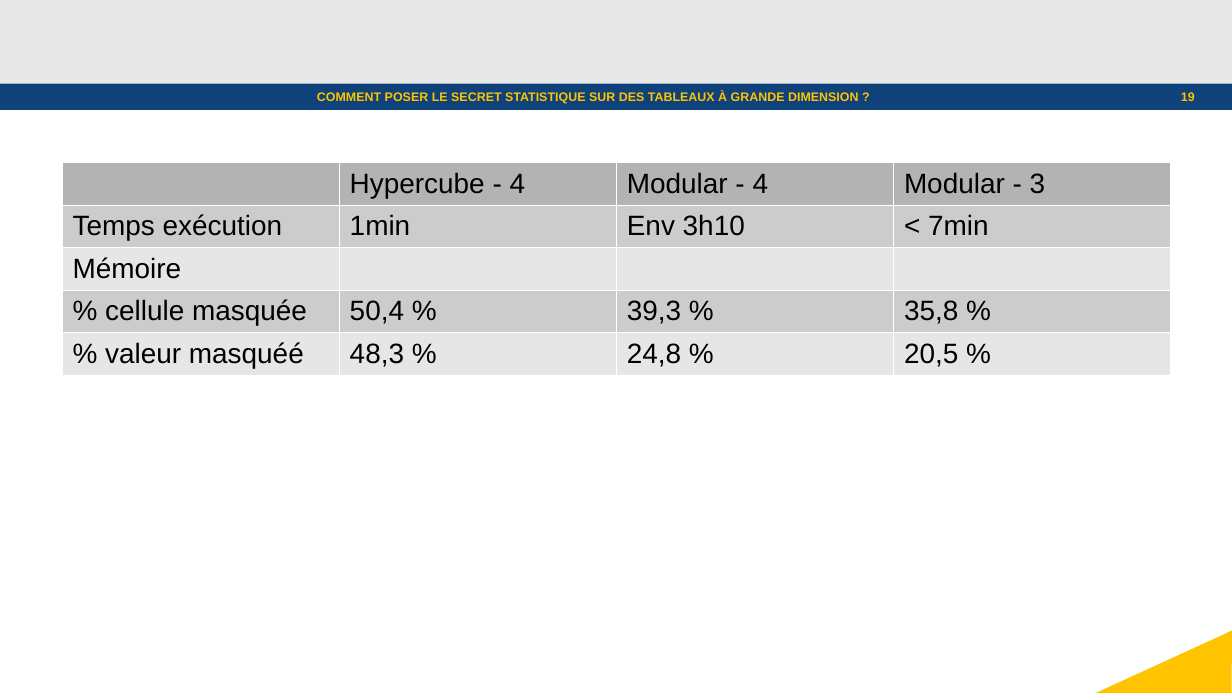
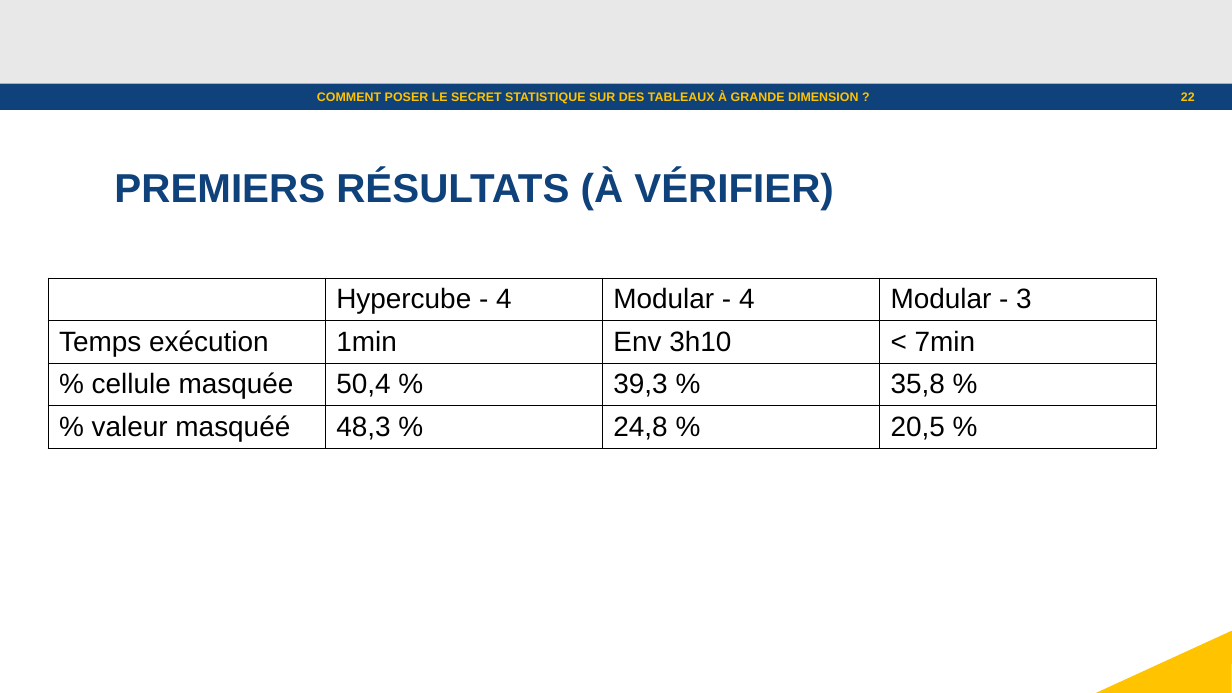
Before and after one commit to julienjamme/stage1A_2023, a slide deck: slide 22 of presentation_mi_parcours.odp (slide 19 before the commit). Drawn at 1232x693 pixels with LibreOffice and Linux fonts; fonts in the diff are those of the drawing; background and template pictures are left out. Boxes give left, top, right and bottom in pixels: in the first picture for what was removed or moved away, otherwise in the second. Text is boxed around its words. In the diff, an @@ line names an element or a change of style, - is before the commit and + after.

```diff
--- a/presentation_mi_parcours.odp
+++ b/presentation_mi_parcours.odp
@@ page number at box(1181, 92, 1195, 101): text changed @@
-19
+22
@@ text added at box(114, 170, 833, 210), 26 pt, text #0F417A, bold @@
+PREMIERS RÉSULTATS (À VÉRIFIER)
@@ table at box(48, 278, 1157, 449) @@
-row 3: Mémoire |  |  | 
@@ table: place and size @@
-table at box(61, 162, 1171, 376)
+table at box(48, 278, 1157, 449)
```
Also in this commit, not shown: 6 other slides changed, 2 slides added, 1 slide removed.
